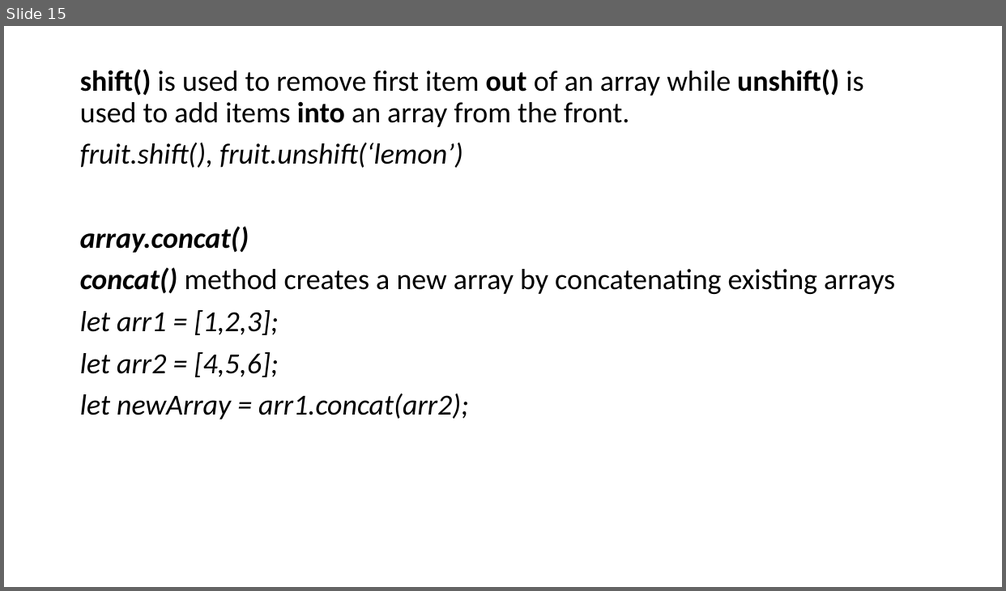
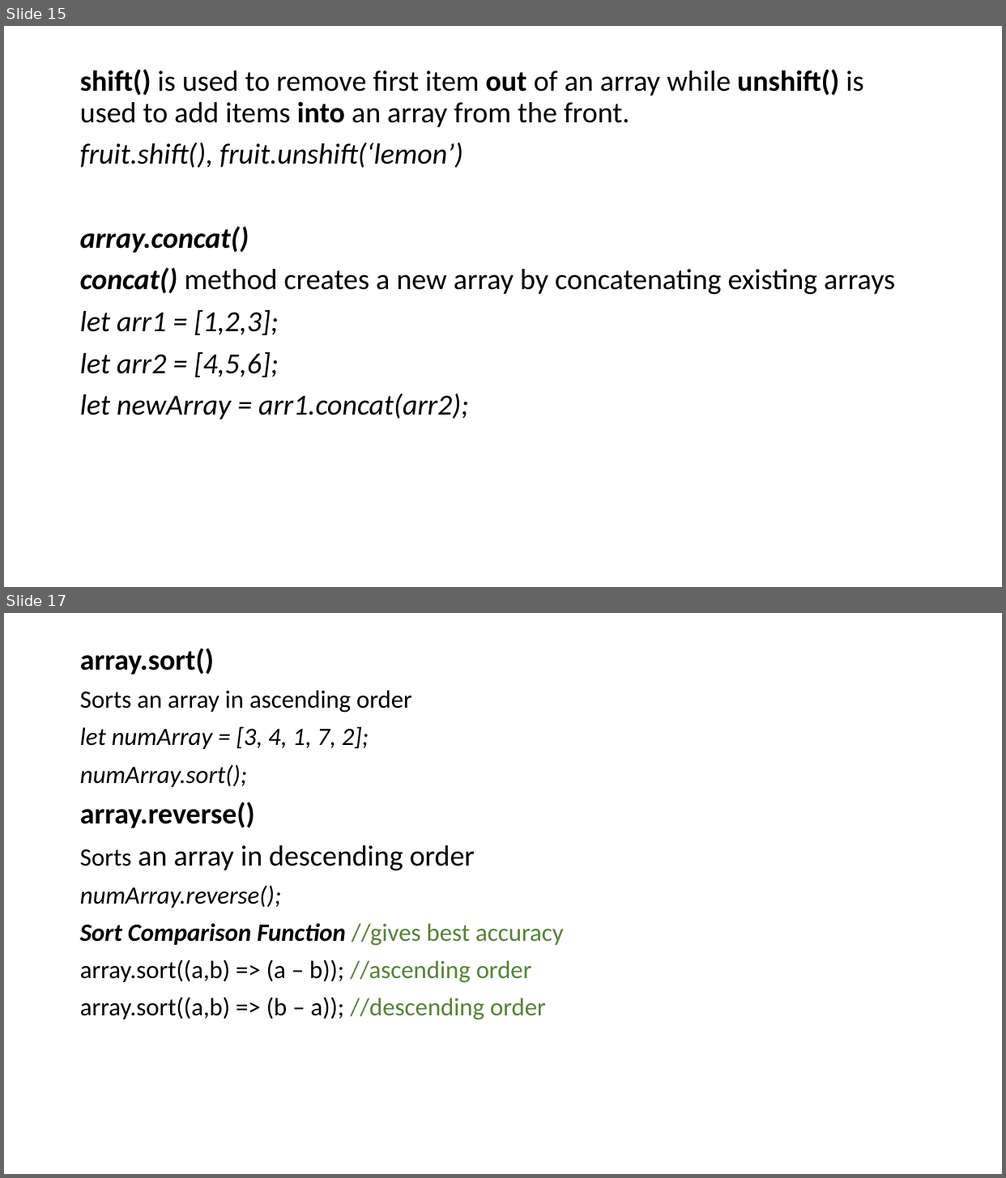
Before and after one commit to adeakinwe/AcademyFourPointZero, a slide deck: xx/lecture2/javascript/javascript.pptx. Shown one above the other, each under a label of ours: slide 15 before the commit, slides 15 and 17 after it; the slides between them are not shown. The pictures are 1006x591 and 1006x1178 pixels, drawn with LibreOffice and Linux fonts; fonts in the diff are those of the drawing. Boxes give left, top, right and bottom in pixels: in the first picture for what was removed or moved away, otherwise in the second. Text is boxed around its words. In the diff, an @@ line names an element or a change of style, - is before the commit and + after.

Commit message:
array methods

```diff
--- a/xx/lecture2/javascript/javascript.pptx
+++ b/xx/lecture2/javascript/javascript.pptx
@@ slide 17 added at [4, 613, 1002, 1174], background #FFFFFF @@
@@ text added at [80, 648, 564, 1020], 24 pt, text #000000 @@
+array.sort()
+Sorts an array in ascending order
+let numArray = [3, 4, 1, 7, 2];
+numArray.sort();
+array.reverse()
+Sorts an array in descending order
+numArray.reverse();
+Sort Comparison Function //gives best accuracy
+array.sort((a,b) => (a – b)); //ascending order
+array.sort((a,b) => (b – a)); //descending order
```
Also in this commit, not shown: 1 slide changed, 1 other slide added, 1 other file.
